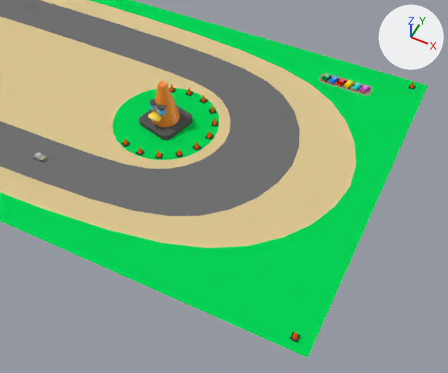
One commit to the Blender file Blender/Track4.blend: the scene before it, then after it.
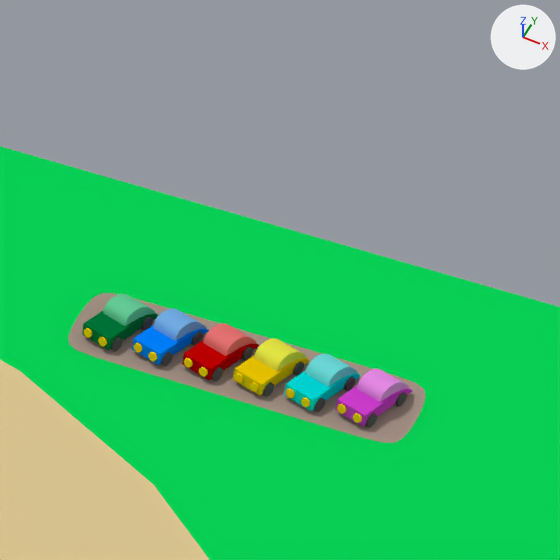
Each version is shown from a camera (50 mm lens) standing at (221.2, -182.7, 198.0) and looking at (128.6, 2.4, -33.3), then close up on the part from 69% to 88% of the width and 8% to 30% of the height. Arrows for +X, +Y and +Z are at upper right; the lights stay in place. The older version's two pictures come first.

Names of what the first close-up shows: 'Grass', 'GravelOuter', 'SlopeCarBlue', 'SlopeCarCyan', 'SlopeCarGreen', 'SlopeCarMagenta', 'SlopeCarRed', 'SlopeCarYellow', 'VehicleRoad'.
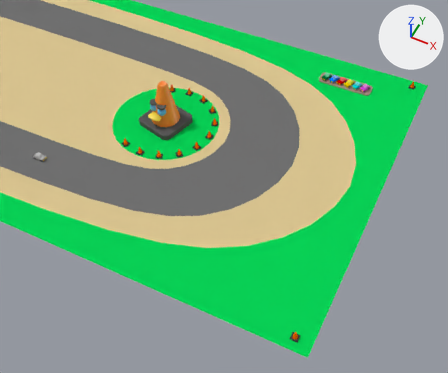
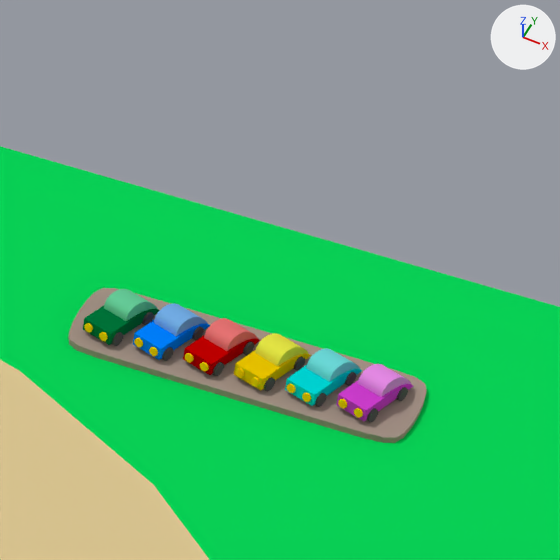
Commit message: Copy updated StartupFile.blend to overwrite Track4.blend

ob_slopecars is not drawn itself; it is the parent of ob_slopecarblue, ob_slopecarcyan, ob_slopecargreen, ob_slopecarmagenta, ob_slopecarred, ob_slopecaryellow.

Where the change shows, as pixel boxes [x1, y1, x2, y2] in the close-ups (560 x 560 px):
'VehicleRoad', reshaped, moved: before [68, 293, 426, 443]; after [68, 288, 427, 443]
'SlopeCarMagenta', moved: before [335, 369, 412, 428]; after [336, 364, 413, 422]
'SlopeCarCyan', moved: before [284, 354, 361, 412]; after [285, 348, 362, 407]
'SlopeCarYellow', moved: before [233, 338, 310, 397]; after [234, 333, 312, 391]
'SlopeCarRed', moved: before [182, 323, 260, 381]; after [183, 318, 261, 376]
'SlopeCarBlue', moved: before [132, 309, 209, 366]; after [133, 303, 210, 361]
'SlopeCarGreen', moved: before [82, 294, 159, 351]; after [83, 289, 160, 346]
part 1 of me_plane, built on (beige): after [68, 288, 427, 443]
part 2 of me_plane, shading changed (beige): before [68, 293, 426, 443]

Patch to the scene script:
```diff
--- a/Blender/Track4.blend.py
+++ b/Blender/Track4.blend.py
@@ me_plane @@
 # used by ob_vehicleroad; location = (165.62, 64.33, 0.02)
-me_plane.from_pydata(...)  # 8 vertices, 3 faces; spans x -13.5..13.5, y -4.0..4.0, z 0.0
+me_plane.from_pydata(...)  # 16 vertices, 14 faces; spans x -13.5..13.5, y -4.0..4.0, z 0.0..0.5
+# me_plane part 1
+# 3 faces are deleted
+# 8 new vertices lie (0.0, 0.0, 0.5) away from vertices in x -13.5..13.5, y -4.0..4.0, z 0.0
+# 14 new faces join them
+# me_plane part 2: 3 kept faces spanning x -13.5..13.5, y -4.0..4.0, z 0.0 are now shaded smooth
 me_plane.materials.append(mat_vehicleroad)
@@ ob_slopecars @@
 ob_slopecars.parent = ob_vehicleroad
-ob_slopecars.location = (0.0, 0.0, 0.0)
+ob_slopecars.location = (0.0, 0.0, 0.5)
@@ ob_vehicleroad @@
 ob_vehicleroad = bpy.data.objects.new('VehicleRoad', me_plane)
-ob_vehicleroad.location = (165.62, 64.33, 0.02)
+ob_vehicleroad.location = (165.62, 64.33, 0.0)
 _m = ob_vehicleroad.modifiers.new('Subdivision', 'SUBSURF')
```
